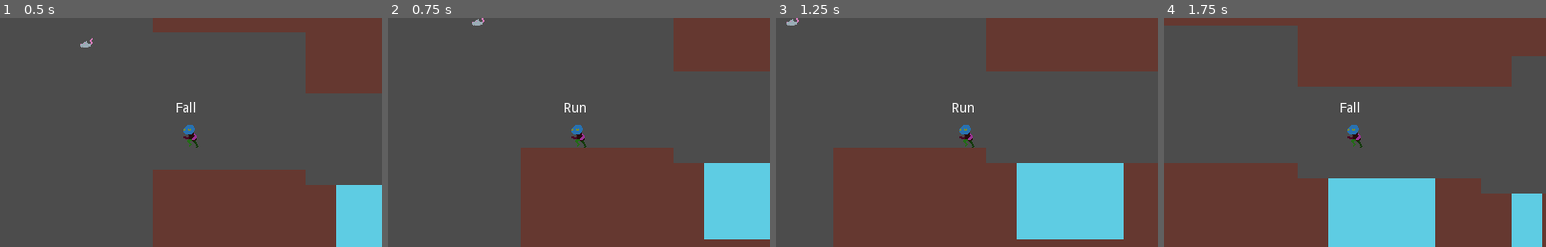
Above: before the commit, frames 1-4 (left to right).
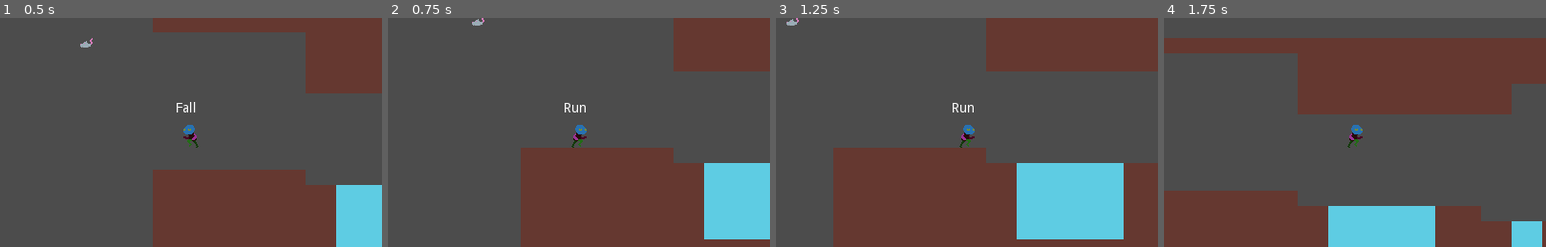
Above: after the commit, the same moments.

Repository: Bronsky91/Hatchling-Heroes
Game: Godot game, scene res://Scenes/Game.tscn
The game is run twice, just before and just after one commit, with the same random seed, the same clock (stepped at 60 frames per second) and the same inputs.
Inputs (mouse positions are in pixels of both pictures, inside the frame that each line leads up to):
- Up to frame 1 (0.5 s): no input
- Up to frame 2 (0.75 s): move the mouse to (559, 178) at 0.52 s; hold Right (move_right) from 0.53 s (still down); hold Up (jump) from 0.53 s (still down)
- Up to frame 3 (1.25 s): keep holding Right (move_right); keep holding Up (jump)
- Up to frame 4 (1.75 s): keep holding Right (move_right); move the mouse to (1469, 166) at 1.27 s; release Up (jump) at 1.28 s; tap Up (jump) at 1.35, 1.52 s

Frame 1 is identical in both runs. In frame 2, 0.2% of the frame differs, in the area x 48-52%, y 46-57%; in frame 3, 0.2%; in frame 4, 29%, in the area x 0-100%, y 0-89%.

Commit message:
Improves wall jump behavior

Diff:
--- a/Scenes/Player.tscn
+++ b/Scenes/Player.tscn
@@ -213,7 +213,7 @@
 cast_to = Vector2( 0, 2 )
 
 [node name="WallSlideCooldown" type="Timer" parent="."]
-wait_time = 5.0
+wait_time = 0.2
 one_shot = true
 
 [node name="WallSlideStickyTimer" type="Timer" parent="."]
--- a/Scripts/Player.gd
+++ b/Scripts/Player.gd
@@ -1,20 +1,16 @@
 extends KinematicBody2D
 
 signal grounded_updated(is_grounded)
-
-const UP = Vector2(0,-1)
-const SLOPE_STOP_THRESHOLD = 64.0
-const WALL_JUMP_VELOCITY = Vector2(3 * 16, -int(2 * 16))
 
 var gravity = 800
 var velocity = Vector2()
 var move_speed = 10 * 16
 var move_direction
 var move_input_speed = 0
-var jump_height = 2 * 16
+var jump_height = 3 * 16
 var max_jump_velocity
 var min_jump_velocity
-var min_jump_height = 0.8 * 16
+var min_jump_height = 2 * 16
 var facing = 1
 var wall_direction = 1
 
@@ -38,25 +34,18 @@
 
 func _apply_gravity(delta):
 	velocity.y += gravity * delta
-	#if is_sliding:
-		#_cap_gravity_wall_slide()
 	# set is_jumping to false if player is jumping and moving downward
 	if is_jumping and velocity.y >= 0:
 		is_jumping = false
 
 func _cap_gravity_wall_slide():
-	var max_velocity = 16 if !Input.is_action_pressed("down") else 2 * 16
+	var max_velocity = 16 * 10 if Input.is_action_pressed("move_down") else 16
 	velocity.y = min(velocity.y, max_velocity)
 
 func _apply_movement():
 	var snap = Vector2.DOWN * 32 if !is_jumping else Vector2.ZERO
 
-	if move_direction == 0 and abs(velocity.x) < SLOPE_STOP_THRESHOLD:
-		velocity.x = 0
-
-	var stop_on_slope = true if get_floor_velocity().x == 0 else false
-
-	velocity = move_and_slide_with_snap(velocity, snap, UP)
+	velocity = move_and_slide_with_snap(velocity, snap, Vector2.UP)
 
 	var was_grounded = is_grounded
 	is_grounded = is_on_floor()
@@ -74,7 +63,7 @@
 	velocity.x = lerp(velocity.x, move_speed * move_input_speed, _get_h_weight())
 	# Set sprite facing based on the last movement key pressed
 	if move_direction != 0:
-		$Body.scale.x = move_direction
+		$Body.scale.x = -move_direction
 		facing = move_direction
 
 func _handle_wall_slide_sticking():
@@ -104,9 +93,8 @@
 		velocity.y = min_jump_velocity
 
 func wall_jump():
-	var wall_jump_velocity = WALL_JUMP_VELOCITY
-	wall_jump_velocity.x *= -wall_direction
-	velocity = wall_jump_velocity
+	velocity.y = max_jump_velocity
+	velocity.x = (max_jump_velocity / 2) * wall_direction
 
 func _check_is_grounded(raycasts = self.raycasts):
 	# Loop through ground raycasts to determine if they're colliding with the ground
@@ -119,7 +107,6 @@
 func _update_wall_direction():
 	var is_near_wall_left = _check_is_valid_wall(left_wall_raycast)
 	var is_near_wall_right = _check_is_valid_wall(right_wall_raycast)
-
 	if is_near_wall_left and is_near_wall_right:
 		wall_direction = move_direction
 	else:
--- a/Scripts/PlayerStateMachine.gd
+++ b/Scripts/PlayerStateMachine.gd
@@ -10,7 +10,6 @@
 
 func _input(event):
 	if state == states.idle or state == states.run:
-		# JUMP
 		if event.is_action_pressed("jump"):
 			parent.jump()
 	elif state == states.jump:
@@ -84,7 +83,6 @@
 			parent.anim_player.play("fall")
 		states.wall_slide:
 			parent.anim_player.play("wall_slide")
-			parent.body.scale.x = -parent.wall_direction
 
 func _exit_state(old_state, new_state):
 	match old_state:
--- a/project.godot
+++ b/project.godot
@@ -54,6 +54,12 @@
 , Object(InputEventKey,"resource_local_to_scene":false,"resource_name":"","device":0,"alt":false,"shift":false,"control":false,"meta":false,"command":false,"pressed":false,"scancode":32,"unicode":0,"echo":false,"script":null)
  ]
 }
+move_down={
+"deadzone": 0.5,
+"events": [ Object(InputEventKey,"resource_local_to_scene":false,"resource_name":"","device":0,"alt":false,"shift":false,"control":false,"meta":false,"command":false,"pressed":false,"scancode":16777234,"unicode":0,"echo":false,"script":null)
+, Object(InputEventKey,"resource_local_to_scene":false,"resource_name":"","device":0,"alt":false,"shift":false,"control":false,"meta":false,"command":false,"pressed":false,"scancode":83,"unicode":0,"echo":false,"script":null)
+ ]
+}
 
 [layer_names]
 
